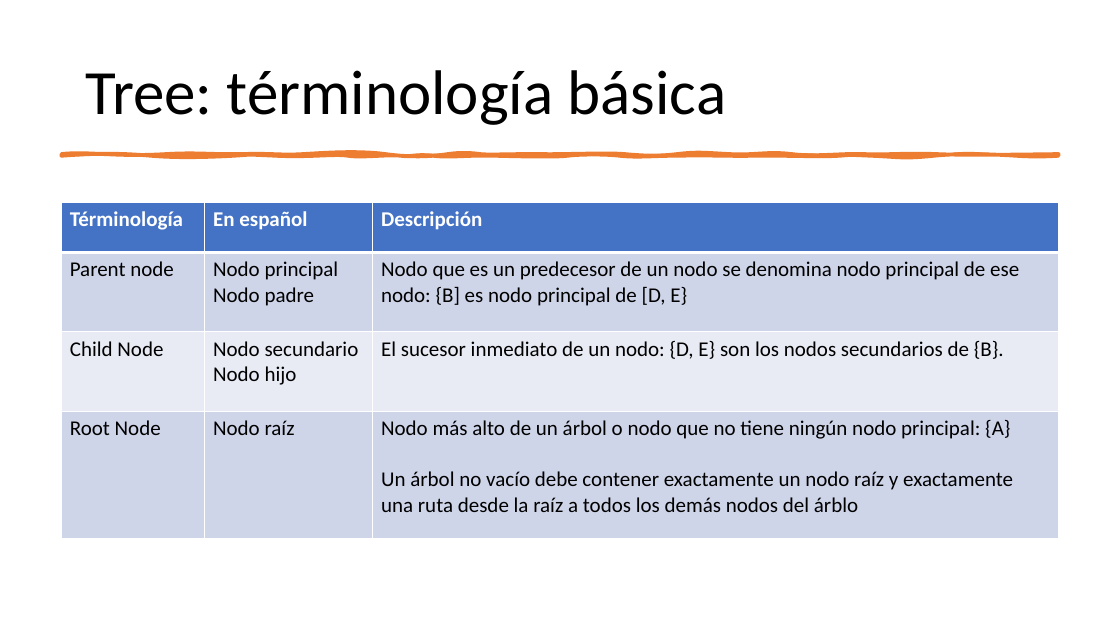
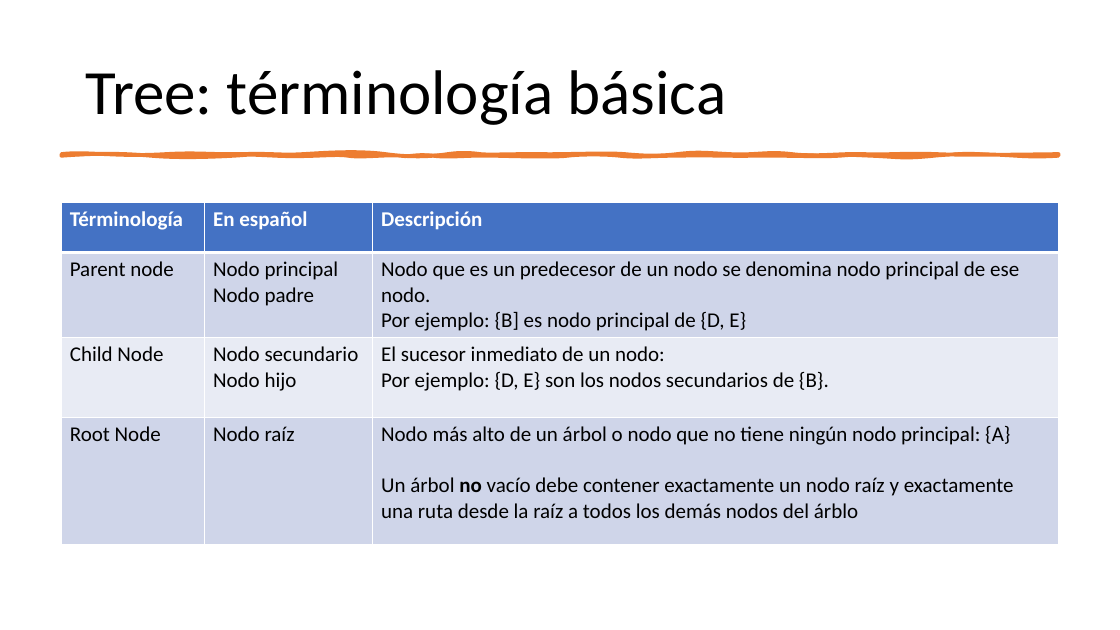
Before and after one commit to ppa-docencia-u/usm-est-datos, a slide deck: slide 55 of presentacion/Estructuras de datos-1.pptx. Drawn at 1120x630 pixels with LibreOffice and Linux fonts; fonts in the diff are those of the drawing. Boxes give left, top, right and bottom in pixels: in the first picture for what was removed or moved away, otherwise in the second. Text is boxed around its words. In the diff, an @@ line names an element or a change of style, - is before the commit and + after.

```diff
--- a/presentacion/Estructuras de datos-1.pptx
+++ b/presentacion/Estructuras de datos-1.pptx
@@ table at <box>61,202,1059,544</box> @@
-row 2, column 3: Nodo que es un predecesor de un nodo se denomina nodo principal de ese nodo: {B] es nodo principal de [D, E}
+row 2, column 3: Nodo que es un predecesor de un nodo se denomina nodo principal de ese nodo. / Por ejemplo: {B] es nodo principal de {D, E}
-row 3, column 3: El sucesor inmediato de un nodo: {D, E} son los nodos secundarios de {B}.
+row 3, column 3: El sucesor inmediato de un nodo: / Por ejemplo: {D, E} son los nodos secundarios de {B}.
@@ bold on in "no" @@
```
Also in this commit, not shown: 5 other slides changed, 9 slides added, 1 slide removed, 5 other files.
